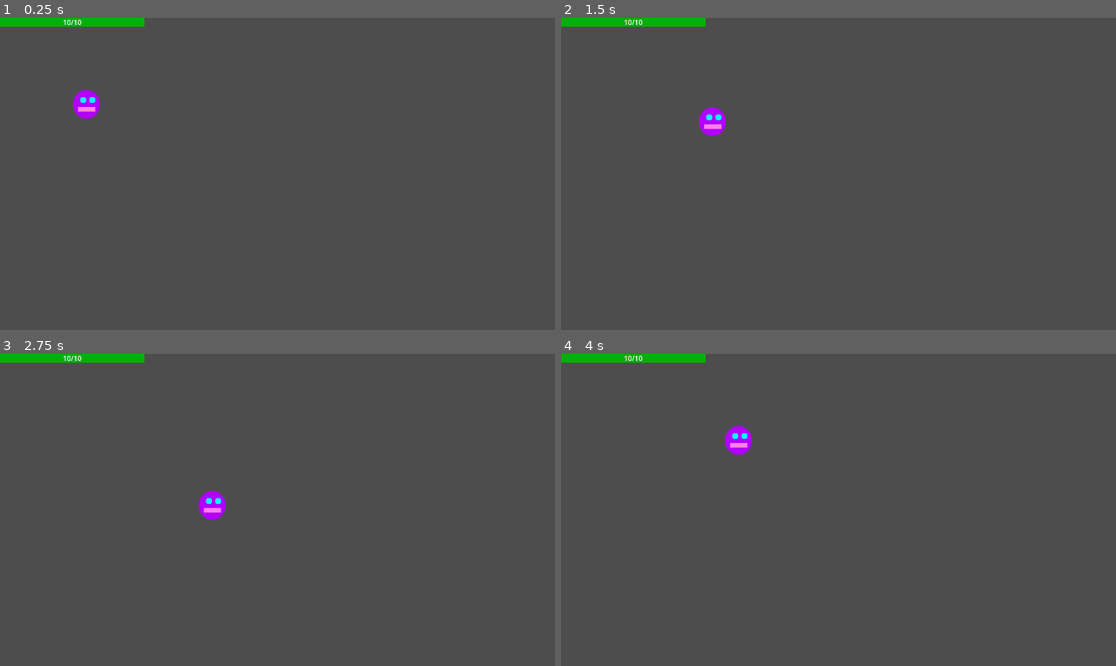
Above: before the commit, frames 1-4 (two rows, left to right).
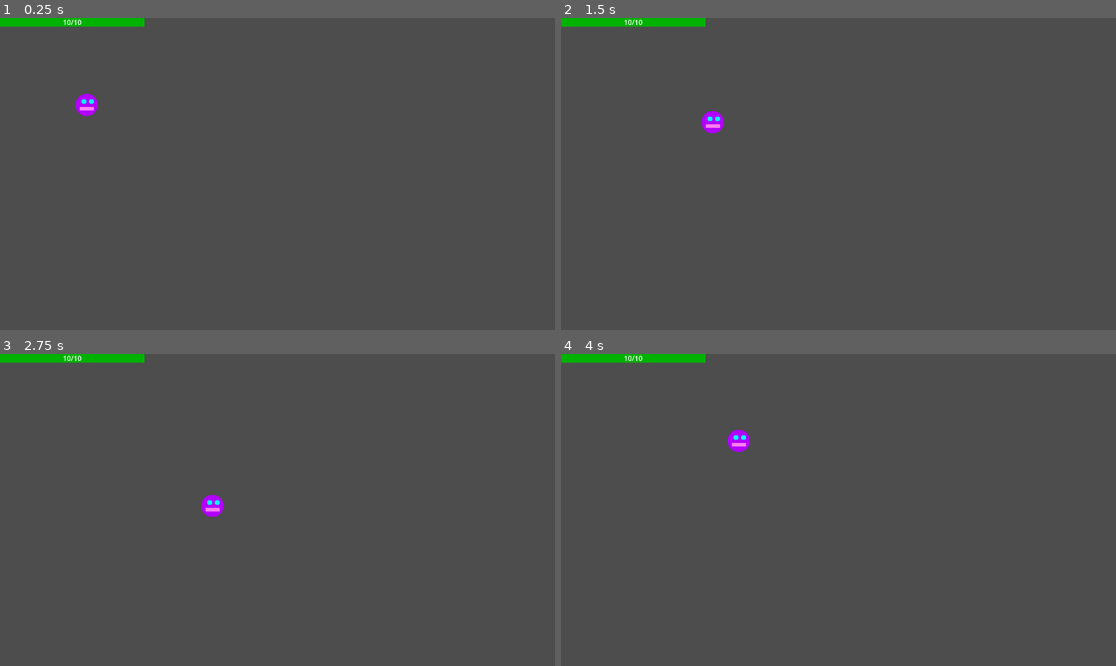
Above: after the commit, the same moments.

Repository: Antoine-Lagache/GameJam_2025
Game: Godot game, scene res://scene/player.tscn
Two runs of this game, one before a commit and one after it. Both use one fixed random seed, a clock stepped at 60 frames per second and the inputs below. This scene is started directly instead of the project's main scene.
Inputs:
- Up to frame 1 (0.25 s): no input
- Up to frame 2 (1.5 s): tap Enter at 0.5 s; hold Right (right) 0.53-1.28 s; hold Down (down) from 1.28 s (still down)
- Up to frame 3 (2.75 s): release Down (down) at 2.03 s; hold Right (right) from 2.03 s (still down)
- Up to frame 4 (4 s): release Right (right) at 2.78 s; hold Up (up) 2.78-3.53 s; hold Left (left) from 3.53 s (still down)

The runs differ from the first frame. In frame 1, 0.2% of the frame differs, in the area x 13-19%, y 23-33%; in frame 2, 0.2%; in frame 3, 0.2%; in frame 4, 0.2%, in the area x 29-35%, y 23-33%.

Commit message:
correction player

Diff:
--- a/gamejame/scene/player.tscn
+++ b/gamejame/scene/player.tscn
@@ -4,17 +4,20 @@
 [ext_resource type="Texture2D" uid="uid://doae567ean0r2" path="res://sprites/player.png" id="2_hjaqi"]
 [ext_resource type="PackedScene" uid="uid://lmckkoynou7k" path="res://scene/health_bar.tscn" id="3_fvtld"]
 
-[sub_resource type="RectangleShape2D" id="RectangleShape2D_xo3ru"]
+[sub_resource type="CircleShape2D" id="CircleShape2D_fvtld"]
+radius = 38.0
 
 [node name="Player" type="CharacterBody2D"]
 script = ExtResource("1_xo3ru")
 
+[node name="Sprite2D" type="Sprite2D" parent="."]
+position = Vector2(0.499992, 1.5)
+scale = Vector2(1.54, 1.54)
+texture = ExtResource("2_hjaqi")
+
 [node name="CollisionShape2D" type="CollisionShape2D" parent="."]
-shape = SubResource("RectangleShape2D_xo3ru")
-
-[node name="Sprite2D" type="Sprite2D" parent="."]
-scale = Vector2(1.865, 2)
-texture = ExtResource("2_hjaqi")
+position = Vector2(-0.5, 0.5)
+shape = SubResource("CircleShape2D_fvtld")
 
 [node name="CanvasLayer" type="CanvasLayer" parent="."]
 
--- a/gamejame/script/player.gd
+++ b/gamejame/script/player.gd
@@ -31,7 +31,7 @@
 	velocity = direction*SPEED
 	for i in get_slide_collision_count():
 		var collision:Node = get_slide_collision(i).get_collider()
-		if collision.is_in_group("bullet"):
+		if collision.get_tree().root.name == "mechant":
 			loose_pv()
 
 
